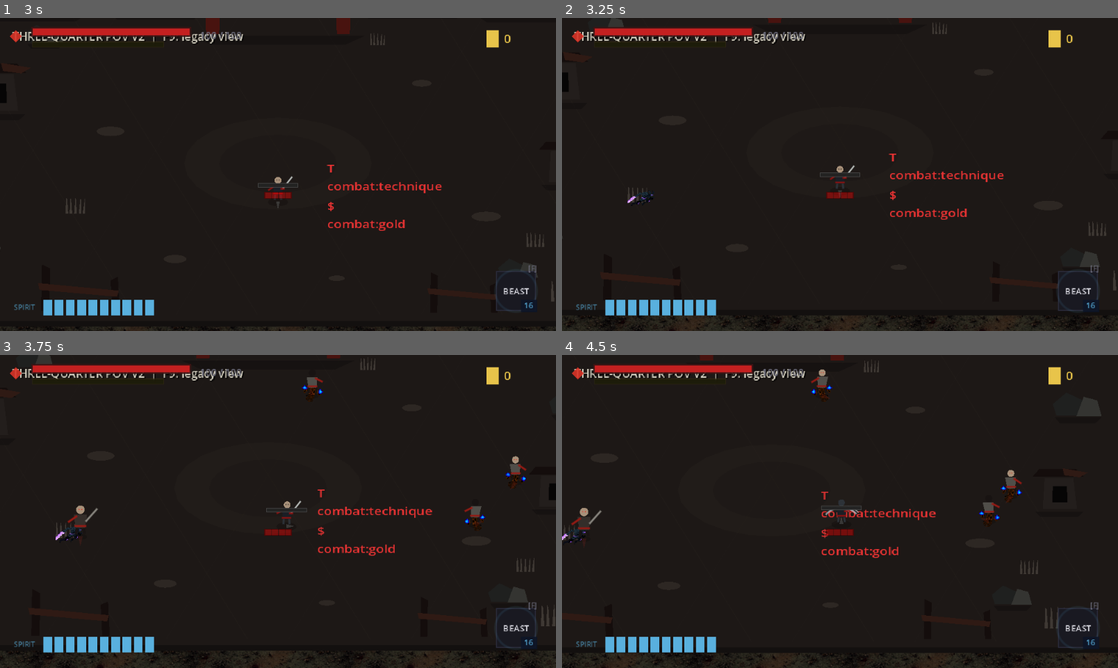
Above: before the commit, frames 1-4 (two rows, left to right).
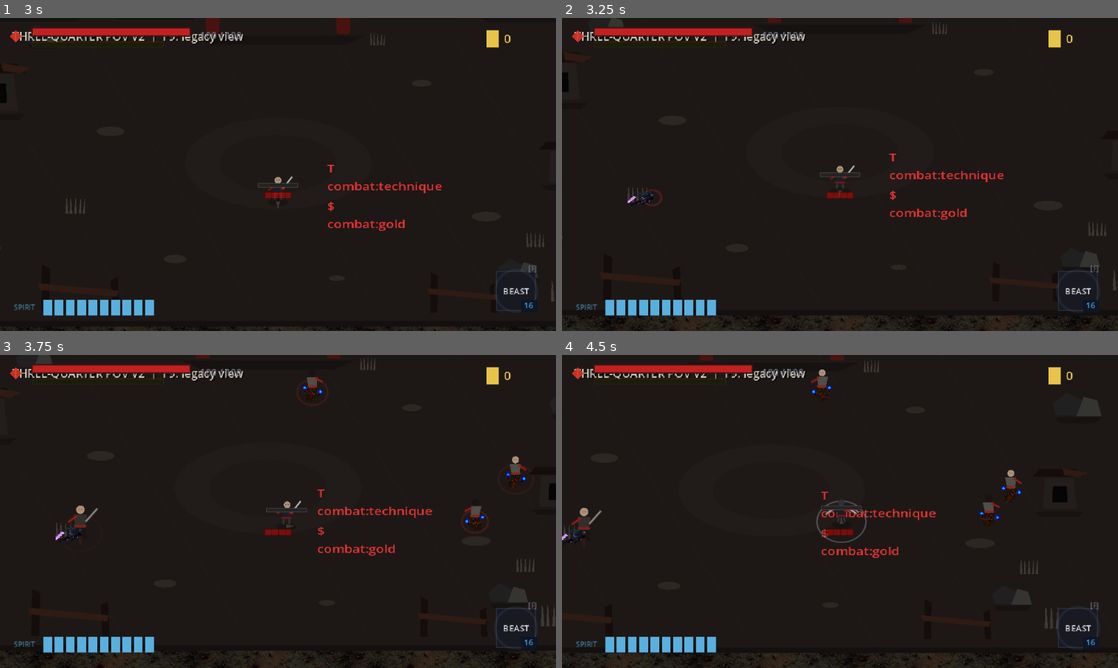
Above: after the commit, the same moments.

Repository: seancl8611/oathbound
Game: Godot game, scene res://TitleScreen/menu.tscn
Same seed, same stepped clock (60 frames per second), same inputs: the game is played once before the commit and once after it. Sound files missing from this copy of the repository are replaced by a short silence.
Inputs (mouse positions are in pixels of both pictures, inside the frame that each line leads up to):
- Up to frame 1 (3 s): click "New Game" at 0.5 s; click "Slot 1 • 0h 00m First Attempt…" at 1.25 s; click "Cancel" at 2 s; click "Slot 2 Empty" at 2.75 s
- Up to frame 2 (3.25 s): no input
- Up to frame 3 (3.75 s): tap Enter (ui_accept) at 3.5 s; move the mouse to (400, 495) at 3.52 s; press the mouse at (400, 495) at 3.53 s; hold D (right) from 3.53 s (still down)
- Up to frame 4 (4.5 s): tap Enter (ui_accept) at 3.77 s; release D (right) at 4.25 s; release the mouse at (962, 495) at 4.25 s; drag from (728, 527) to (595, 533) at 4.27 s

Frame 1 is identical in both runs. In frame 2, less than 0.1% of the frame differs, in the area x 14-18%, y 54-61%; in frame 3, 0.1%; in frame 4, 0.1%, in the area x 45-55%, y 46-60%.

Commit message:
Wire projected combat FX into Hushiro prototype

Diff:
--- a/game/oathbound/Regions/Hushiro/Chambers/CombatChamber.tscn
+++ b/game/oathbound/Regions/Hushiro/Chambers/CombatChamber.tscn
@@ -7,6 +7,7 @@
 [ext_resource type="PackedScene" uid="uid://c1sy2hkesodd" path="res://Core/Chambers/RouteGate.tscn" id="7_rd5to"]
 [ext_resource type="Script" path="res://Regions/Hushiro/Presentation/ThreeQuarterHushiroPrototype.gd" id="8_3qv"]
 [ext_resource type="Script" path="res://Utility/ThreeQuarterPresentationVisibility.gd" id="9_3qv"]
+[ext_resource type="Script" path="res://Utility/ThreeQuarterCombatPresentation.gd" id="10_3qv"]
 [ext_resource type="Script" path="res://Utility/DamageNumberManager.gd" id="20_xw04x"]
 
 [node name="CombatChamber" type="Node2D"]
@@ -25,6 +26,9 @@
 
 [node name="Scenery" type="Node2D" parent="ThreeQuarterPresentation"]
 script = ExtResource("8_3qv")
+
+[node name="CombatFX" type="Node2D" parent="ThreeQuarterPresentation"]
+script = ExtResource("10_3qv")
 
 [node name="Loot" type="Node2D" parent="." groups=["loot"]]
 
Not shown: 1 places in game/oathbound/Regions/Hushiro/Chambers/CombatChamber.tscn that only renumber resources
